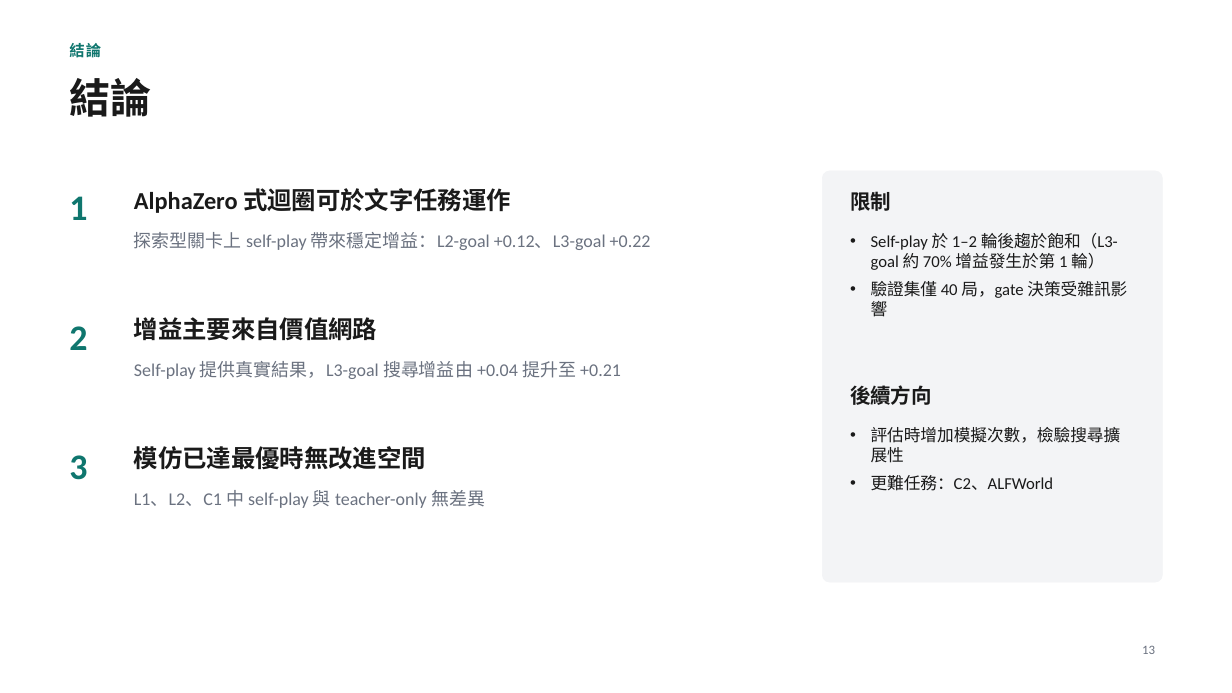
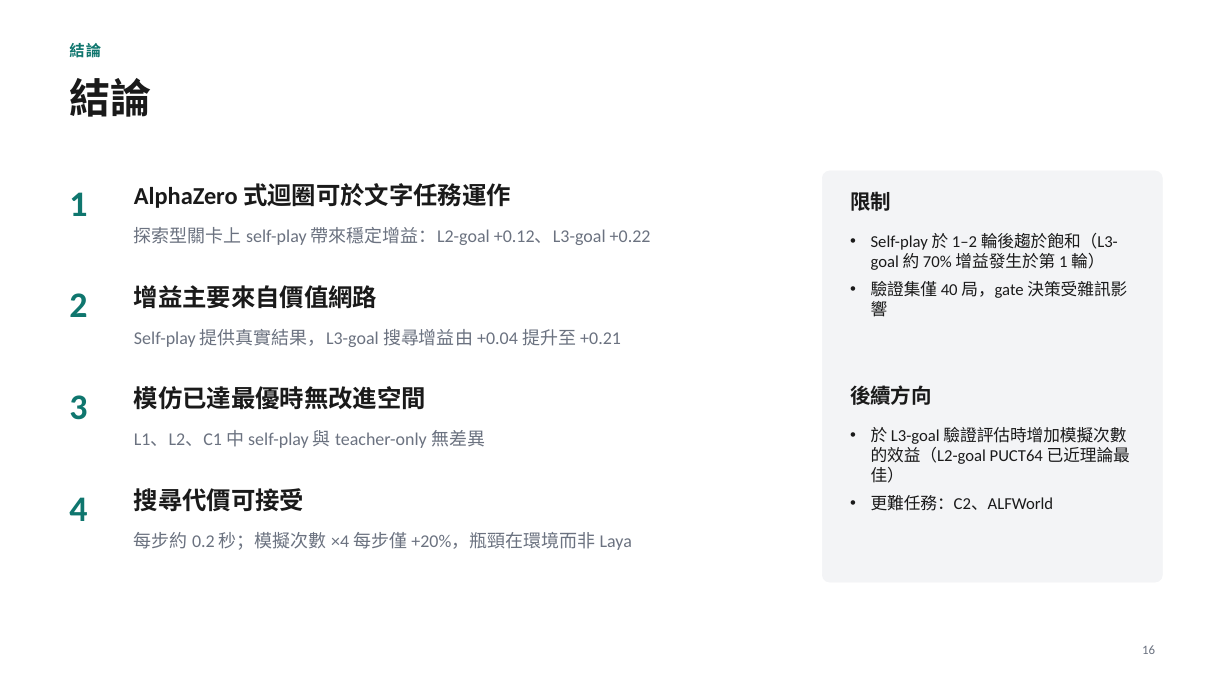
Before and after one commit to kthfan/mcts_laya, a slide deck: slide 16 of docs/project_slides_short.pptx (slide 13 before the commit). Drawn at 1232x693 pixels with LibreOffice and Linux fonts; fonts in the diff are those of the drawing. Boxes give left, top, right and bottom in pixels: in the first picture for what was removed or moved away, otherwise in the second. Text is boxed around its words. In the diff, an @@ line names an element or a change of style, - is before the commit and + after.

```diff
--- a/docs/project_slides_short.pptx
+++ b/docs/project_slides_short.pptx
@@ 3 texts: place and size @@
-3 texts at (69,188,651,250)
+3 texts at (69,183,651,245)
@@ text "2": place and size @@
-text "2" at (69,326,87,350)
+text "2" at (69,293,87,317)
@@ text "增益主要來自價值網路": place and size @@
-text "增益主要來自價值網路" at (134,317,377,340)
+text "增益主要來自價值網路" at (134,285,377,308)
@@ text "Self-play 提供真實結果，L3-goal 搜尋增益由 +0.04 提升至 ...": place and size @@
-text "Self-play 提供真實結果，L3-goal 搜尋增益由 +0.04 提升至 ..." at (134,361,621,379)
+text "Self-play 提供真實結果，L3-goal 搜尋增益由 +0.04 提升至 ..." at (134,329,621,347)
@@ 3 texts: place and size @@
-3 texts at (69,446,485,508)
+3 texts at (69,386,485,448)
@@ text at (871,427,1130,483): text changed @@
-• 評估時增加模擬次數，檢驗搜尋擴展性
+• 於 L3-goal 驗證評估時增加模擬次數的效益（L2-goal PUCT64 已近理論最佳）
@@ text added at (69,497,87,521), 28 pt, text #0F766E, bold @@
+4
@@ text added at (134,488,304,511), 19 pt, text #1A1A1A, bold @@
+搜尋代價可接受
@@ text added at (134,532,632,550), 14 pt, text #6B7280 @@
+每步約 0.2 秒；模擬次數 ×4 每步僅 +20%，瓶頸在環境而非 Laya
@@ page number at (1142,645,1155,654): text changed @@
-13
+16
```
Also in this commit, not shown: 3 other slides changed, 3 slides added.
